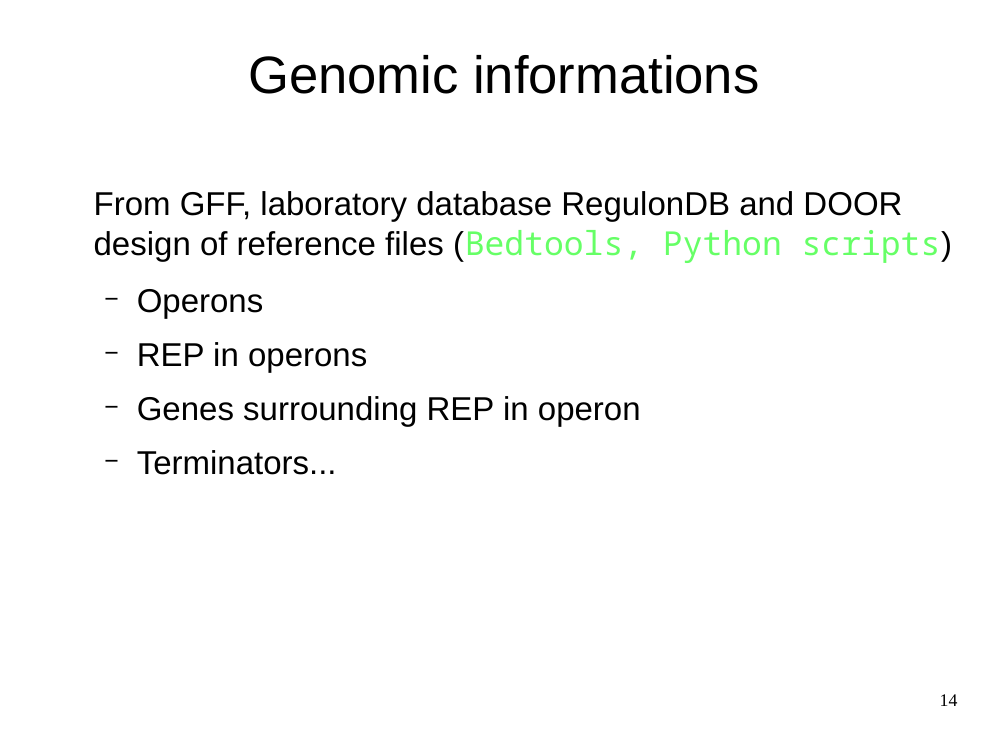
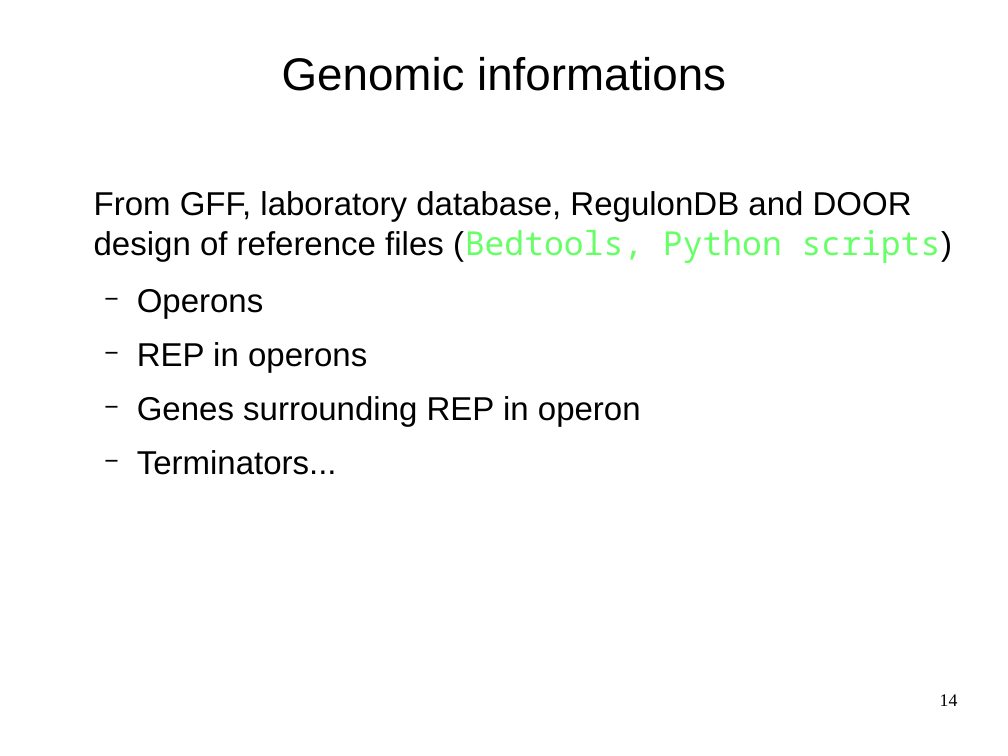
Before and after one commit to mesmeraf/stage_M2, a slide deck: slide 14 of presentation.odp. Drawn at 1008x756 pixels with LibreOffice and Linux fonts; fonts in the diff are those of the drawing; background and template pictures are left out. Boxes give left, top, right and bottom in pixels: in the first picture for what was removed or moved away, otherwise in the second. Text is boxed around its words. In the diff, an @@ line names an element or a change of style, - is before the commit and + after.

Commit message:
presentation fin REP

```diff
--- a/presentation.odp
+++ b/presentation.odp
@@ title "Genomic informations" at [282, 57, 726, 91]: size 41.4 to 36 pt @@
@@ text at [94, 191, 952, 263]: text changed @@
-From GFF, laboratory database RegulonDB and DOOR design of reference files (Bedtools, Python scripts)
+From GFF, laboratory database, RegulonDB and DOOR design of reference files (Bedtools, Python scripts)
```
Also in this commit, not shown: 24 other slides changed, 5 slides added.
